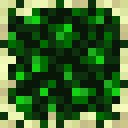
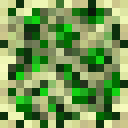
Before/after of a 128 x 128 layered artwork. What changed in the layer stack:
painted on "Untitled" over [0, 0, 120, 120]
